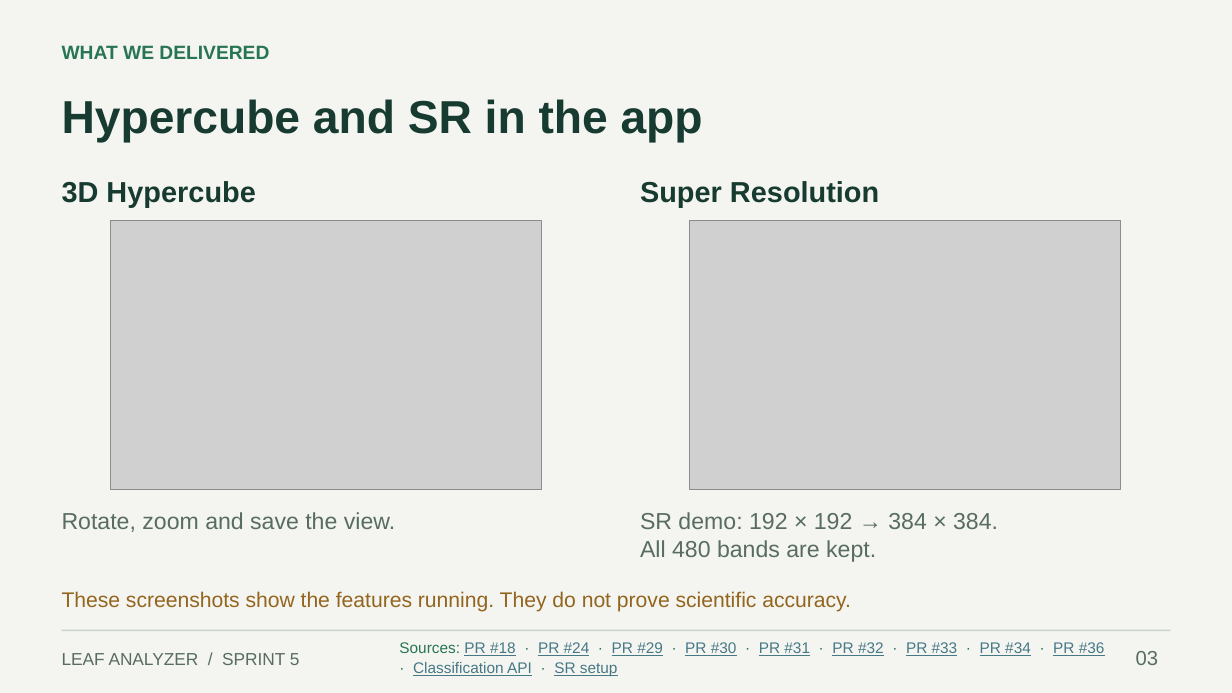
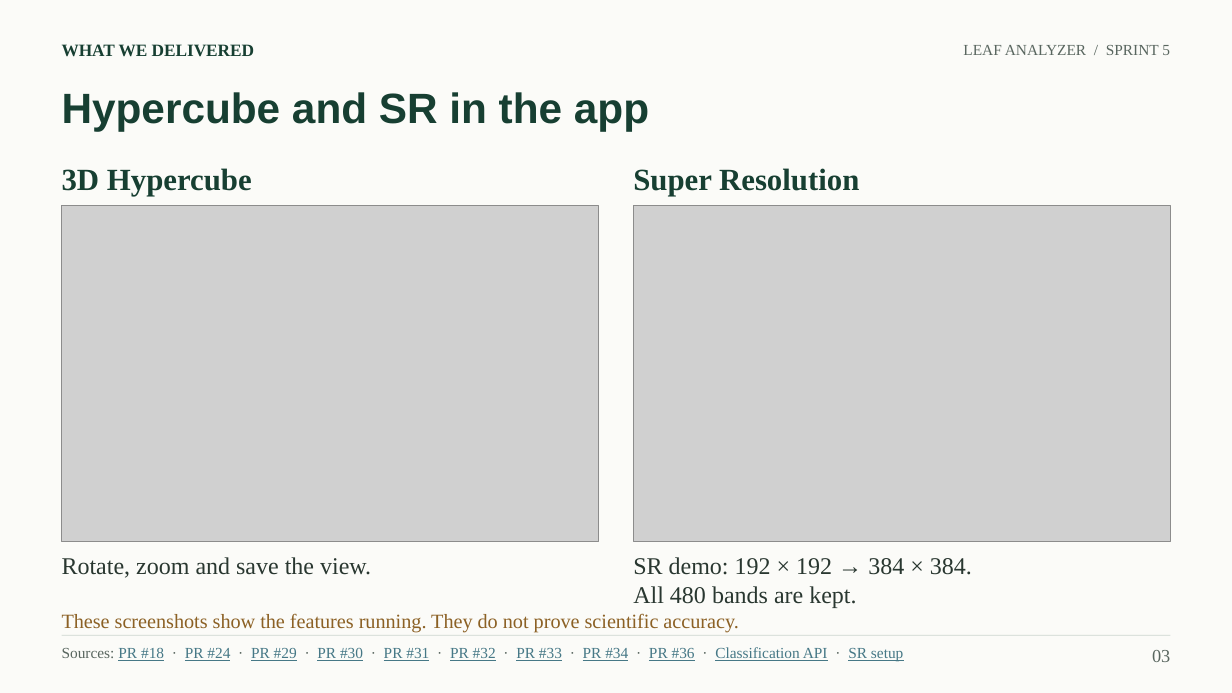
Before and after one commit to Techlauncher-LeafAnalyzer/Hyperspectral-Image-Inspector, a slide deck: slide 3 of docs/presentations/Sprint-5-Review.pptx. Drawn at 1232x693 pixels with LibreOffice and Linux fonts; fonts in the diff are those of the drawing; grey boxes stand for pictures. Boxes give left, top, right and bottom in pixels: in the first picture for what was removed or moved away, otherwise in the second. Text is boxed around its words. In the diff, an @@ line names an element or a change of style, - is before the commit and + after.

Commit message:
docs: polish sprint review typography and layouts

```diff
--- a/docs/presentations/Sprint-5-Review.pptx
+++ b/docs/presentations/Sprint-5-Review.pptx
@@ background #F4F5F0 to #FBFBF8 @@
@@ text "WHAT WE DELIVERED" at <box>62,44,255,57</box>: size 15 to 13.5 pt, font Arial to Times New Roman, text colour #287553 to #173F32 @@
@@ text "LEAF ANALYZER / SPRINT 5": place and size @@
-text "LEAF ANALYZER / SPRINT 5" at <box>62,653,300,665</box>
+text "LEAF ANALYZER / SPRINT 5" at <box>963,45,1170,55</box>
@@ text "LEAF ANALYZER / SPRINT 5" at <box>963,45,1170,55</box>: size 13.5 to 12 pt, font Arial to Times New Roman, text colour #586C63 to #59665F; alignment left to right @@
@@ text "Hypercube and SR in the ...": place and size @@
-text "Hypercube and SR in the ..." at <box>62,99,703,143</box>
+text "Hypercube and SR in the ..." at <box>62,92,649,131</box>
@@ text "Hypercube and SR in the ..." at <box>62,92,649,131</box>: size 36 to 33 pt, text colour #173B31 to #173F32 @@
@@ text "3D Hypercube": place and size @@
-text "3D Hypercube" at <box>62,181,255,207</box>
+text "3D Hypercube" at <box>62,168,252,196</box>
@@ text "3D Hypercube" at <box>62,168,252,196</box>: size 22.5 to 24 pt, font Arial to Times New Roman, text colour #173B31 to #173F32 @@
@@ text "Super Resolution" at <box>633,168,859,196</box>: size 22.5 to 24 pt, font Arial to Times New Roman, text colour #173B31 to #173F32 @@
@@ text "Super Resolution": place and size @@
-text "Super Resolution" at <box>640,181,879,207</box>
+text "Super Resolution" at <box>633,168,859,196</box>
@@ picture: place and size @@
-picture at <box>111,221,543,491</box>
+picture at <box>62,206,599,542</box>
@@ picture: place and size @@
-picture at <box>689,221,1121,491</box>
+picture at <box>633,206,1170,542</box>
@@ text "Rotate, zoom and save the ...": place and size @@
-text "Rotate, zoom and save the ..." at <box>62,512,395,532</box>
+text "Rotate, zoom and save the ..." at <box>62,557,371,578</box>
@@ text "Rotate, zoom and save the ..." at <box>62,557,371,578</box>: size 18 to 18.8 pt, font Arial to Times New Roman, text colour #586C63 to #293730 @@
@@ text "SR demo: 192 × 192 ..." at <box>633,557,972,608</box>: size 18 to 18.8 pt, font Arial to Times New Roman, text colour #586C63 to #293730 @@
@@ text "SR demo: 192 × 192 ...": place and size @@
-text "SR demo: 192 × 192 ..." at <box>640,512,998,562</box>
+text "SR demo: 192 × 192 ..." at <box>633,557,972,608</box>
@@ text "These screenshots show the features ...": place and size @@
-text "These screenshots show the features ..." at <box>62,591,851,612</box>
+text "These screenshots show the features ..." at <box>62,613,738,632</box>
@@ text "These screenshots show the features ..." at <box>62,613,738,632</box>: size 16.5 to 15.8 pt, font Arial to Times New Roman, text colour #93651E to #8C6125 @@
@@ text "Sources: PR #18 · PR ...": place and size @@
-text "Sources: PR #18 · PR ..." at <box>399,642,1105,676</box>
+text "Sources: PR #18 · PR ..." at <box>62,647,903,662</box>
@@ text "Sources: PR #18 · PR ..." at <box>62,647,903,662</box>: font Arial to Times New Roman; text colour #287553 to #59665F in "Sources: · · · · · · ..."; line spacing 1.08 to 1 @@
@@ line moved from (62, 630) - (1171, 630) to (62, 636) - (1171, 636) @@
@@ line (62, 636) - (1171, 636): stroke #C8D4CB 1.13 pt to #CCD5CF 0.75 pt @@
@@ text "03" at <box>1152,650,1170,662</box>: size 15.8 to 14.2 pt, font Arial to Times New Roman, text colour #586C63 to #59665F; alignment left to right @@
```
Also in this commit, not shown: 13 other slides changed.
